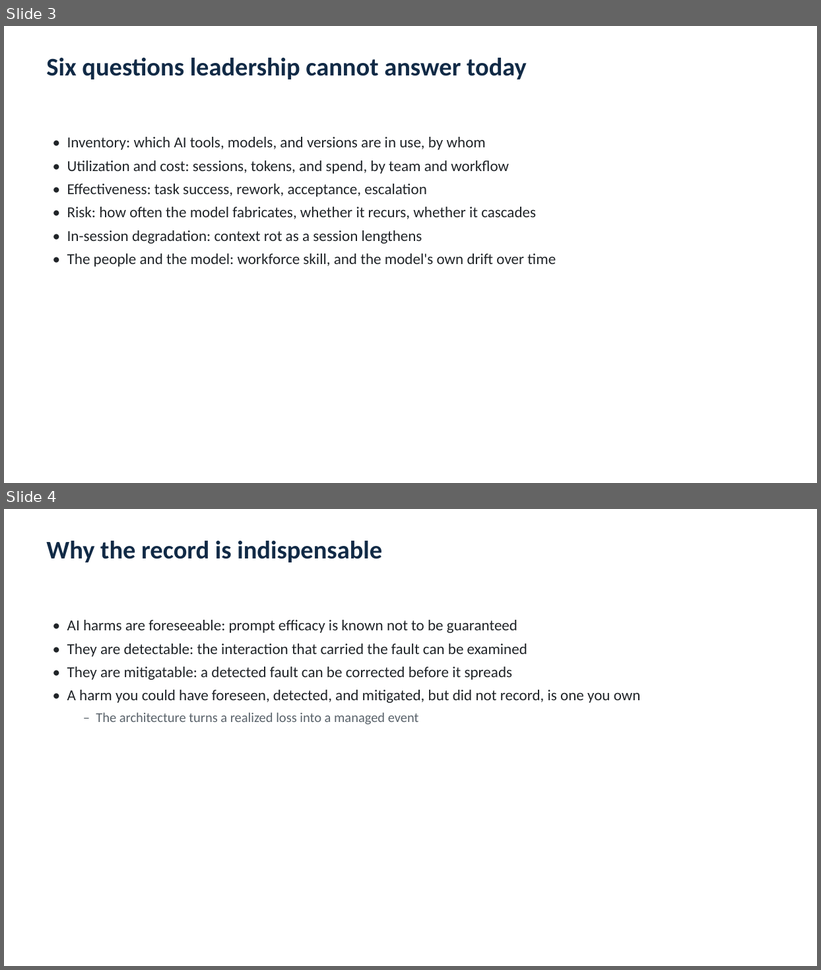
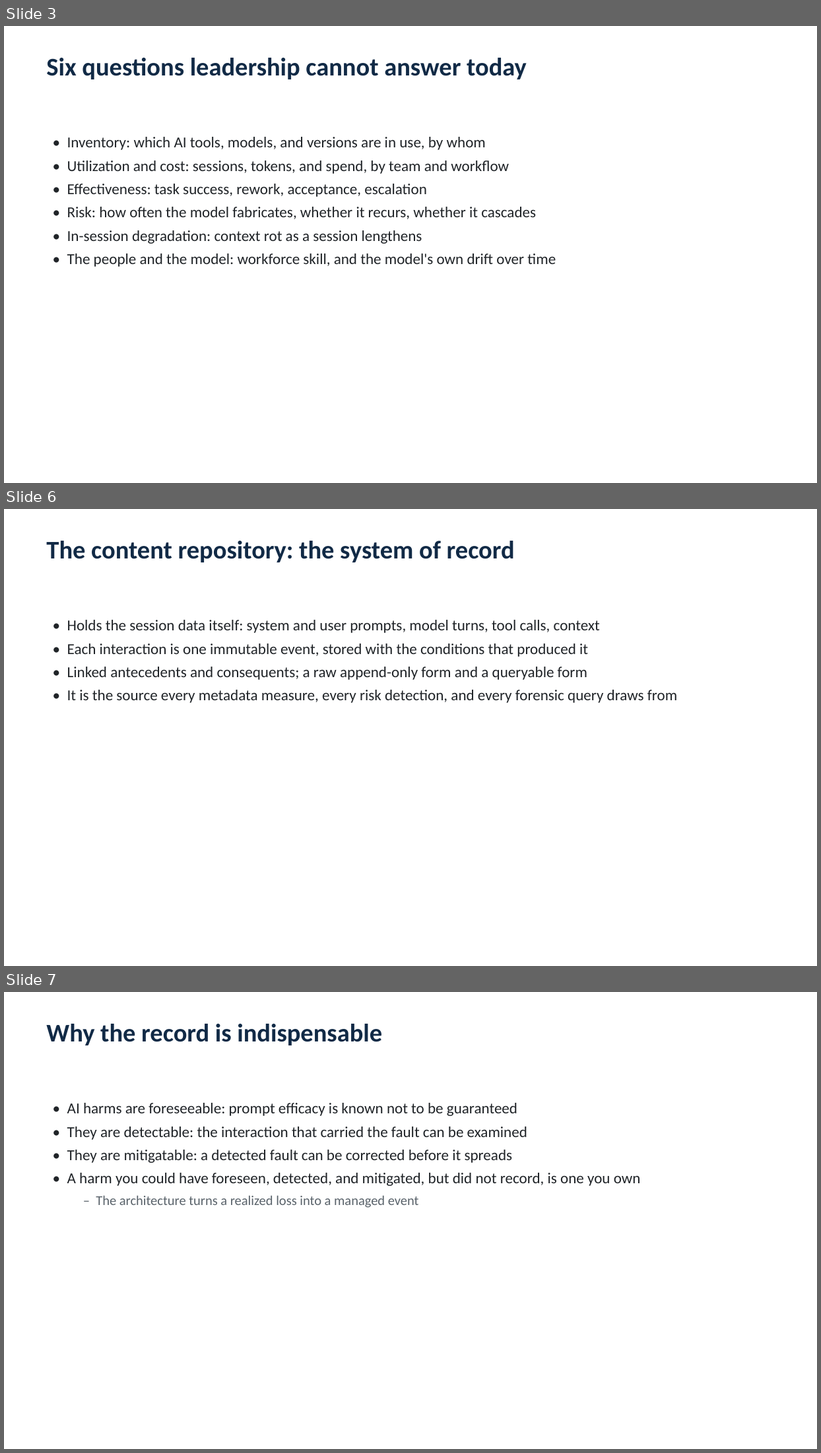
Before and after one commit to yj07538Johnny/Johnny_AI_ML_LLM_experiments_2024, a slide deck: papers/ai-metadata-session-data-repository/AI_Metadata_Repository_Briefing.pptx. Shown one above the other, each under a label of ours: slides 3 and 4 before the commit, slides 3, 6 and 7 after it; the slides between them are not shown. The pictures are 821x970 and 821x1453 pixels, drawn with LibreOffice and Linux fonts; fonts in the diff are those of the drawing. Boxes give left, top, right and bottom in pixels: in the first picture for what was removed or moved away, otherwise in the second. Text is boxed around its words. In the diff, an @@ line names an element or a change of style, - is before the commit and + after.

```diff
--- a/papers/ai-metadata-session-data-repository/AI_Metadata_Repository_Briefing.pptx
+++ b/papers/ai-metadata-session-data-repository/AI_Metadata_Repository_Briefing.pptx
@@ slide 6 added at [4,509,817,966], background #FFFFFF @@
@@ text added at [46,541,515,562], 30 pt, text #112A46, bold @@
+The content repository: the system of record
@@ text added at [67,620,677,703], 18 pt, text #202428 @@
+• Holds the session data itself: system and user prompts, model turns, tool calls, context
+• Each interaction is one immutable event, stored with the conditions that produced it
+• Linked antecedents and consequents; a raw append-only form and a queryable form
+• It is the source every metadata measure, every risk detection, and every forensic query draws from
@@ what was slide 4 is now slide 7 @@
```
Also in this commit, not shown: 2 slides changed, 3 other slides added, 1 slide removed, 1 other file.
